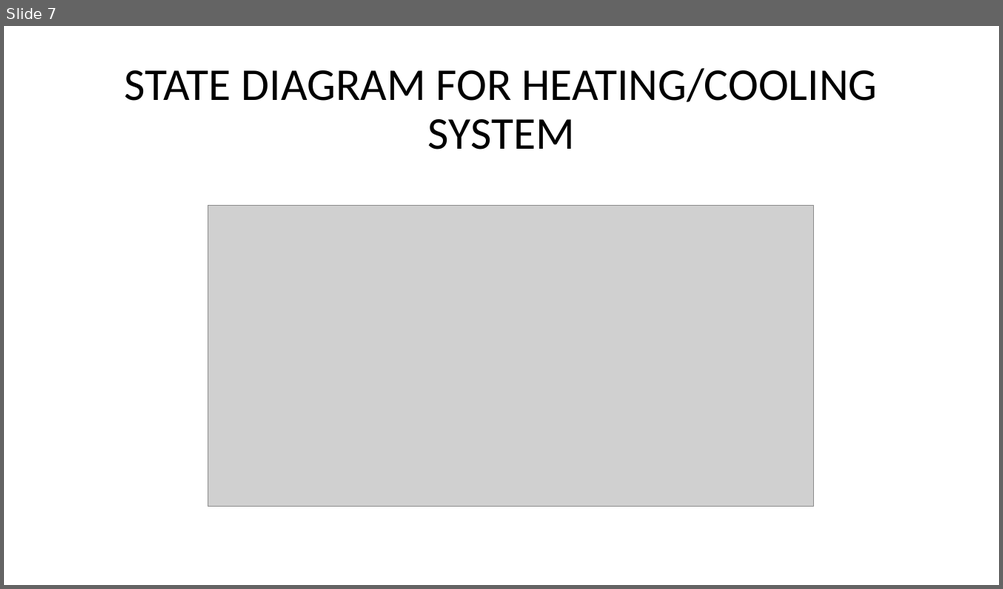
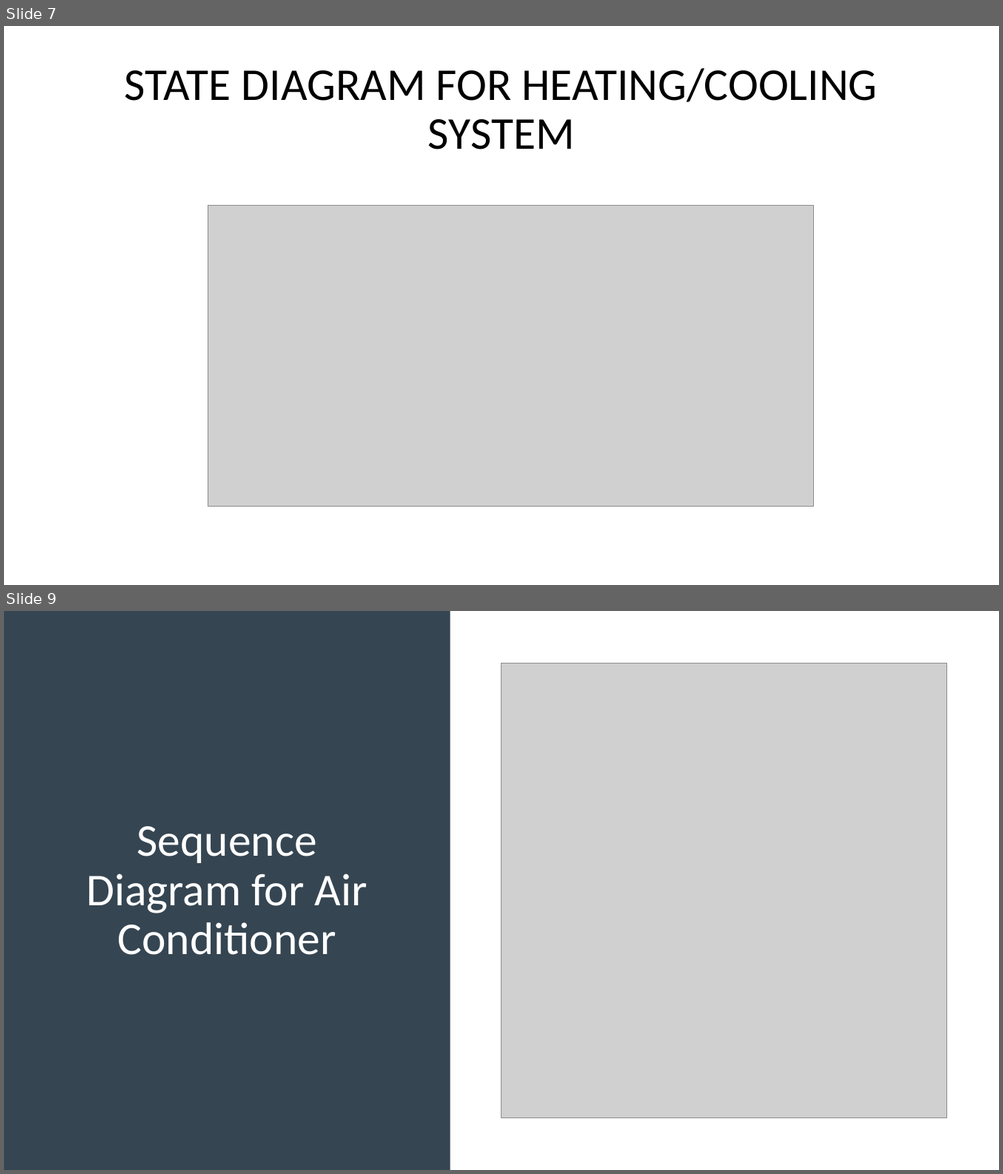
Before and after one commit to Microcontroller-Team-1/winter20-21, a slide deck: Project_Week_7&8/Precise Analysis.pptx. Shown one above the other, each under a label of ours: slide 7 before the commit, slides 7 and 9 after it; the slides between them are not shown. The pictures are 1003x589 and 1003x1174 pixels, drawn with LibreOffice and Linux fonts; fonts in the diff are those of the drawing; grey boxes stand for pictures. Boxes give left, top, right and bottom in pixels: in the first picture for what was removed or moved away, otherwise in the second. Text is boxed around its words. In the diff, an @@ line names an element or a change of style, - is before the commit and + after.

```diff
--- a/Project_Week_7&8/Precise Analysis.pptx
+++ b/Project_Week_7&8/Precise Analysis.pptx
@@ slide 9 added at [4,611,999,1170], background #FFFFFF @@
@@ rectangle added at [4,611,450,1170], fill #354552 @@
@@ picture added at [502,664,947,1119] @@
@@ title added at [86,826,367,955], 44 pt, text #FFFFFF @@
+Sequence Diagram for Air Conditioner
```
Also in this commit, not shown: 2 slides changed, 1 other slide added.
